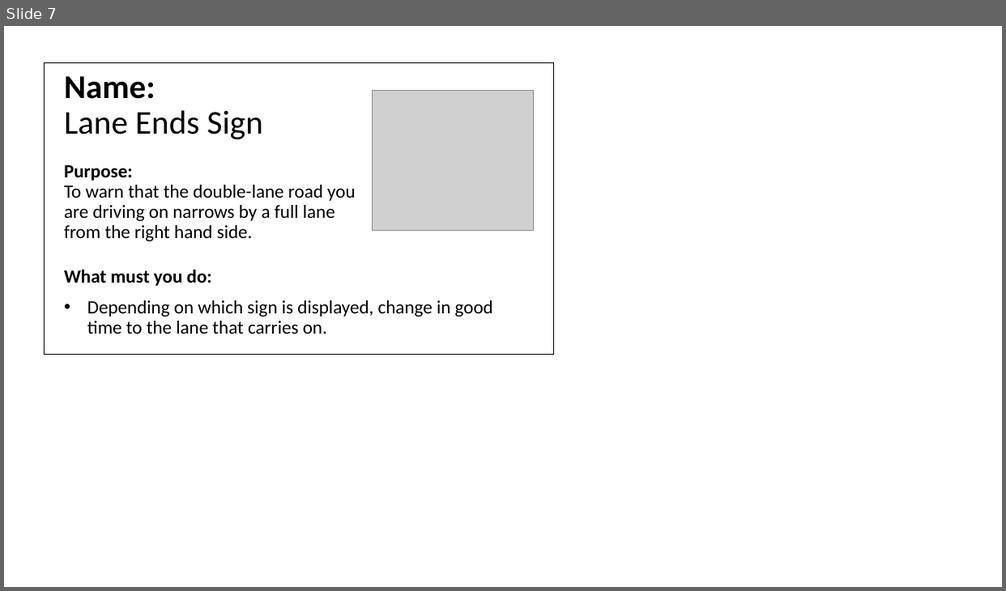
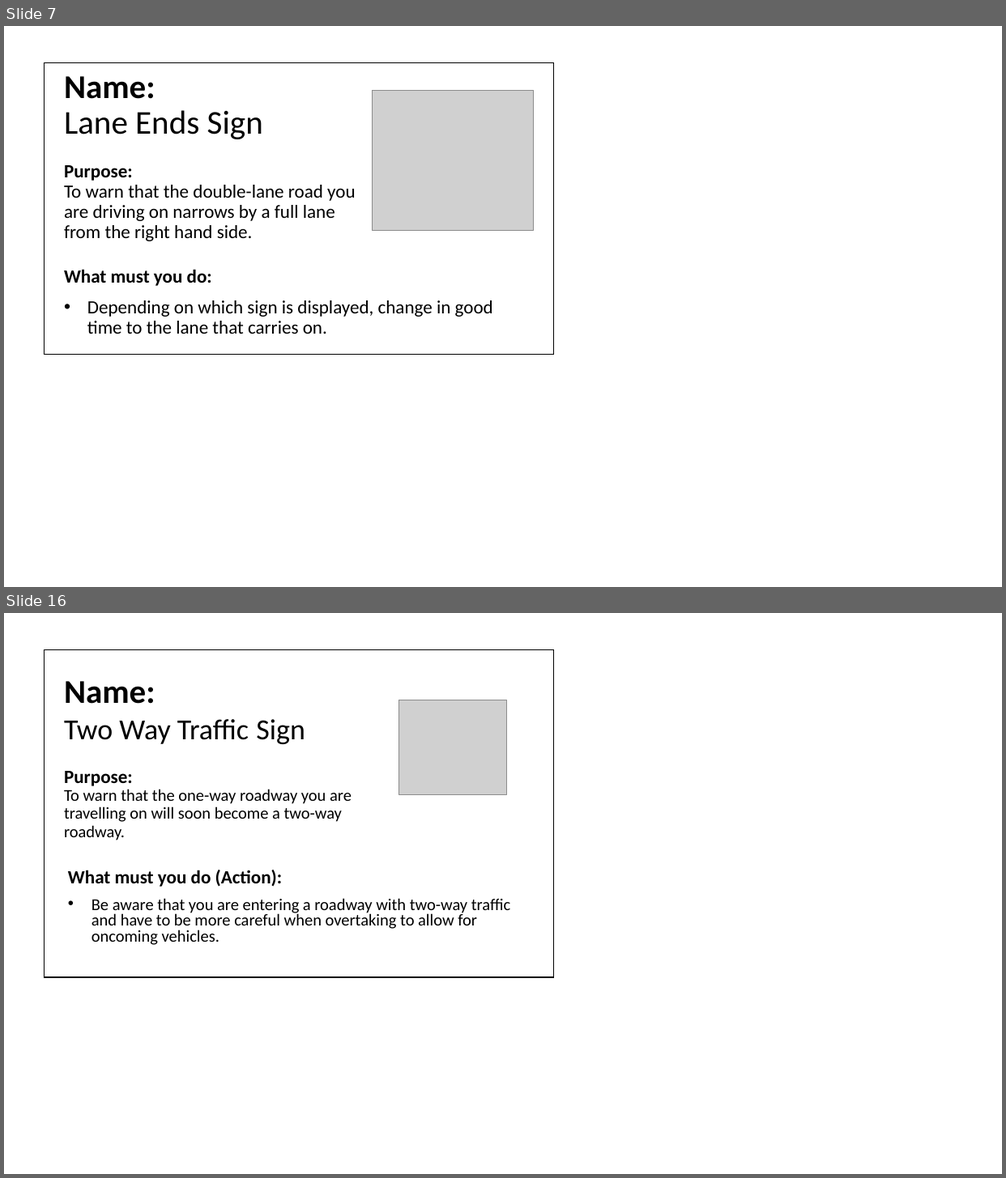
Before and after one commit to MosheRasetsoke/TrafficBot, a slide deck: images/ActualImages/Road Traffic Signs, Signals and Markings.pptx. Shown one above the other, each under a label of ours: slide 7 before the commit, slides 7 and 16 after it; the slides between them are not shown. The pictures are 1006x591 and 1006x1178 pixels, drawn with LibreOffice and Linux fonts; fonts in the diff are those of the drawing; grey boxes stand for pictures. Boxes give left, top, right and bottom in pixels: in the first picture for what was removed or moved away, otherwise in the second. Text is boxed around its words. In the diff, an @@ line names an element or a change of style, - is before the commit and + after.

```diff
--- a/images/ActualImages/Road Traffic Signs, Signals and Markings.pptx
+++ b/images/ActualImages/Road Traffic Signs, Signals and Markings.pptx
@@ slide 16 added at [4, 613, 1002, 1174], background #FFFFFF @@
@@ table added at [44, 649, 554, 977], 1 rows, 1 columns @@
+
@@ title added at [64, 681, 351, 841], 16 pt, text #000000 @@
+Name:
+Two Way Traffic Sign
+Purpose:
+To warn that the one-way roadway you are travelling on will soon become a two-way roadway.
@@ picture added at [399, 700, 507, 795] @@
@@ text added at [68, 870, 510, 945], 16 pt, text #000000 @@
+What must you do (Action):
+• Be aware that you are entering a roadway with two-way traffic and have to be more careful when overtaking to allow for oncoming vehicles.
```
Also in this commit, not shown: 22 other slides added, 50 other files.
